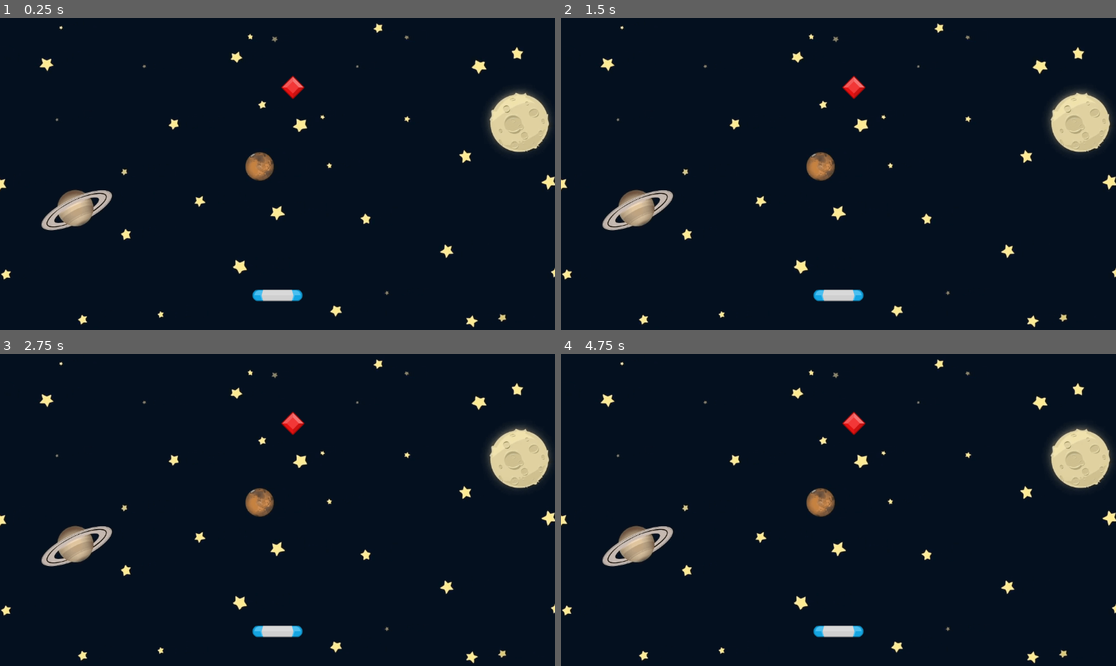
Above: before the commit, frames 1-4 (two rows, left to right).
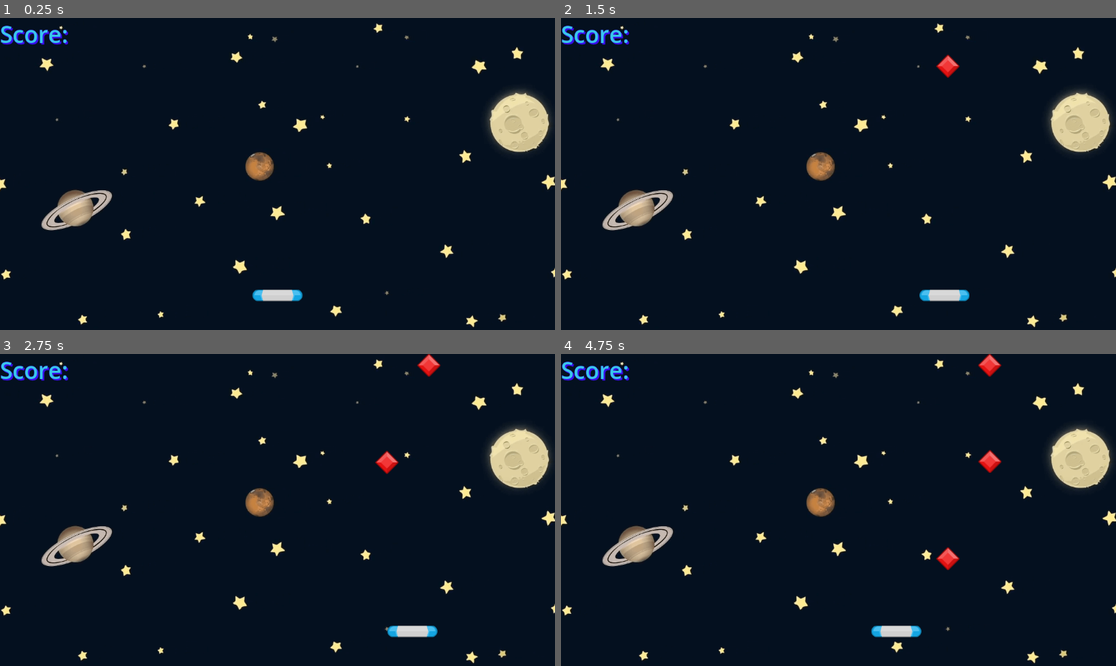
Above: after the commit, the same moments.

Repository: scgagliardi2/udemy-godot
Game: Godot game, scene res://scenes/game/game.tscn
Same seed, same stepped clock (60 frames per second), same inputs: the game is played once before the commit and once after it.
Inputs:
- Up to frame 1 (0.25 s): no input
- Up to frame 2 (1.5 s): tap Enter at 0.5 s; hold D (right, bound only after the commit) 0.53-1.28 s; hold A (left, bound only after the commit) from 1.28 s (still down)
- Up to frame 3 (2.75 s): release A (left, bound only after the commit) at 2.03 s; hold D (right, bound only after the commit) from 2.03 s (still down)
- Up to frame 4 (4.75 s): release D (right, bound only after the commit) at 3.53 s; hold A (left, bound only after the commit) from 3.53 s (still down)

The runs differ from the first frame. In frame 1, 0.6% of the frame differs, in the area x 0-55%, y 2-27%; in frame 2, 1.4%; in frame 3, 1.6%; in frame 4, 1.8%, in the area x 0-80%, y 0-91%.

Commit message:
more game updates

Diff:
--- a/udemy-game/project.godot
+++ b/udemy-game/project.godot
@@ -15,6 +15,19 @@
 config/features=PackedStringArray("4.3", "Mobile")
 config/icon="res://icon.svg"
 
+[input]
+
+left={
+"deadzone": 0.5,
+"events": [Object(InputEventKey,"resource_local_to_scene":false,"resource_name":"","device":-1,"window_id":0,"alt_pressed":false,"shift_pressed":false,"ctrl_pressed":false,"meta_pressed":false,"pressed":false,"keycode":0,"physical_keycode":65,"key_label":0,"unicode":97,"location":0,"echo":false,"script":null)
+]
+}
+right={
+"deadzone": 0.5,
+"events": [Object(InputEventKey,"resource_local_to_scene":false,"resource_name":"","device":-1,"window_id":0,"alt_pressed":false,"shift_pressed":false,"ctrl_pressed":false,"meta_pressed":false,"pressed":false,"keycode":0,"physical_keycode":68,"key_label":0,"unicode":100,"location":0,"echo":false,"script":null)
+]
+}
+
 [rendering]
 
 renderer/rendering_method="mobile"
--- /dev/null
+++ b/udemy-game/scenes/game/game.gd
@@ -0,0 +1,34 @@
+extends Node2D
+
+
+@export var gem_scene: PackedScene
+
+@onready var score_label: Label = $Label
+
+
+var _score: int = 0
+
+
+func _ready() -> void:
+	spawn_gem()
+
+
+func spawn_gem() -> void:
+	var gem: Gem = gem_scene.instantiate()
+	var x_pos: float = randf_range(70, 1050)
+	gem.on_gem_off_screen.connect(game_over)
+	gem.position = Vector2(x_pos, -50)
+	add_child(gem)
+
+
+func game_over() -> void:
+	print("game over")
+
+
+func _on_timer_timeout() -> void:
+	spawn_gem()
+
+
+func _on_paddle_area_entered(area: Area2D) -> void:
+	_score += 1
+	score_label.text = "Score: %05d" % _score
--- a/udemy-game/scenes/game/game.tscn
+++ b/udemy-game/scenes/game/game.tscn
@@ -1,10 +1,13 @@
-[gd_scene load_steps=4 format=3 uid="uid://d33fkv8q6x7i4"]
+[gd_scene load_steps=5 format=3 uid="uid://d33fkv8q6x7i4"]
 
 [ext_resource type="Texture2D" uid="uid://sfyoych7n68b" path="res://assets/GameBg.png" id="1_88cym"]
+[ext_resource type="Script" path="res://scenes/game/game.gd" id="1_plgpm"]
 [ext_resource type="PackedScene" uid="uid://dm06oxbej1cnd" path="res://scenes/paddle/paddle.tscn" id="2_n76sq"]
 [ext_resource type="PackedScene" uid="uid://m3x0lxxya2x5" path="res://scenes/gem/gem.tscn" id="3_xtids"]
 
 [node name="Game" type="Node2D"]
+script = ExtResource("1_plgpm")
+gem_scene = ExtResource("3_xtids")
 
 [node name="Sprite2D" type="Sprite2D" parent="."]
 position = Vector2(-96, -64)
@@ -15,5 +18,21 @@
 [node name="Paddle" parent="." instance=ExtResource("2_n76sq")]
 position = Vector2(576, 576)
 
-[node name="Gem" parent="." instance=ExtResource("3_xtids")]
-position = Vector2(608, 144)
+[node name="Timer" type="Timer" parent="."]
+wait_time = 2.0
+autostart = true
+
+[node name="Label" type="Label" parent="."]
+offset_right = 40.0
+offset_bottom = 23.0
+theme_override_colors/font_color = Color(0.221013, 0.782361, 0.922979, 1)
+theme_override_colors/font_shadow_color = Color(0.219608, 0.0509804, 0.921569, 1)
+theme_override_colors/font_outline_color = Color(0.219608, 0.0509804, 0.921569, 1)
+theme_override_constants/shadow_offset_x = 3
+theme_override_constants/shadow_offset_y = 3
+theme_override_constants/outline_size = 2
+theme_override_font_sizes/font_size = 48
+text = "Score: "
+
+[connection signal="area_entered" from="Paddle" to="." method="_on_paddle_area_entered"]
+[connection signal="timeout" from="Timer" to="." method="_on_timer_timeout"]
--- a/udemy-game/scenes/gem/gem.gd
+++ b/udemy-game/scenes/gem/gem.gd
@@ -1,11 +1,20 @@
 extends Area2D
 
 
-# Called when the node enters the scene tree for the first time.
-func _ready() -> void:
-	pass # Replace with function body.
+class_name Gem
+
+
+signal on_gem_off_screen
+
+
+@export var speed: float = 100.0
 
 
 # Called every frame. 'delta' is the elapsed time since the previous frame.
 func _process(delta: float) -> void:
-	pass
+	position.y = position.y + speed * delta
+
+	if position.y > get_viewport_rect().size.y:
+		set_process(false)
+		on_gem_off_screen.emit()
+		queue_free()
--- a/udemy-game/scenes/gem/gem.tscn
+++ b/udemy-game/scenes/gem/gem.tscn
@@ -15,5 +15,4 @@
 [node name="CollisionShape2D" type="CollisionShape2D" parent="."]
 position = Vector2(-2.38419e-07, -1.01328e-06)
 rotation = 0.785398
-scale = Vector2(1, 1)
 shape = SubResource("RectangleShape2D_v6k54")
--- /dev/null
+++ b/udemy-game/scenes/paddle/paddle.gd
@@ -0,0 +1,13 @@
+extends Area2D
+
+
+@export var speed: float = 400.0
+
+
+# Called every frame. 'delta' is the elapsed time since the previous frame.
+func _process(delta: float) -> void:
+	if Input.is_action_pressed("left"):
+		position.x += -speed * delta
+
+	if Input.is_action_pressed("right"):
+		position.x += speed * delta
--- a/udemy-game/scenes/paddle/paddle.tscn
+++ b/udemy-game/scenes/paddle/paddle.tscn
@@ -1,5 +1,6 @@
-[gd_scene load_steps=3 format=3 uid="uid://dm06oxbej1cnd"]
+[gd_scene load_steps=4 format=3 uid="uid://dm06oxbej1cnd"]
 
+[ext_resource type="Script" path="res://scenes/paddle/paddle.gd" id="1_i8c2g"]
 [ext_resource type="Texture2D" uid="uid://coiemnxwfr5wv" path="res://assets/paddleBlu.png" id="1_xku8a"]
 
 [sub_resource type="CapsuleShape2D" id="CapsuleShape2D_g3jcw"]
@@ -7,6 +8,7 @@
 height = 104.0
 
 [node name="Paddle" type="Area2D"]
+script = ExtResource("1_i8c2g")
 
 [node name="Sprite2D" type="Sprite2D" parent="."]
 texture = ExtResource("1_xku8a")
